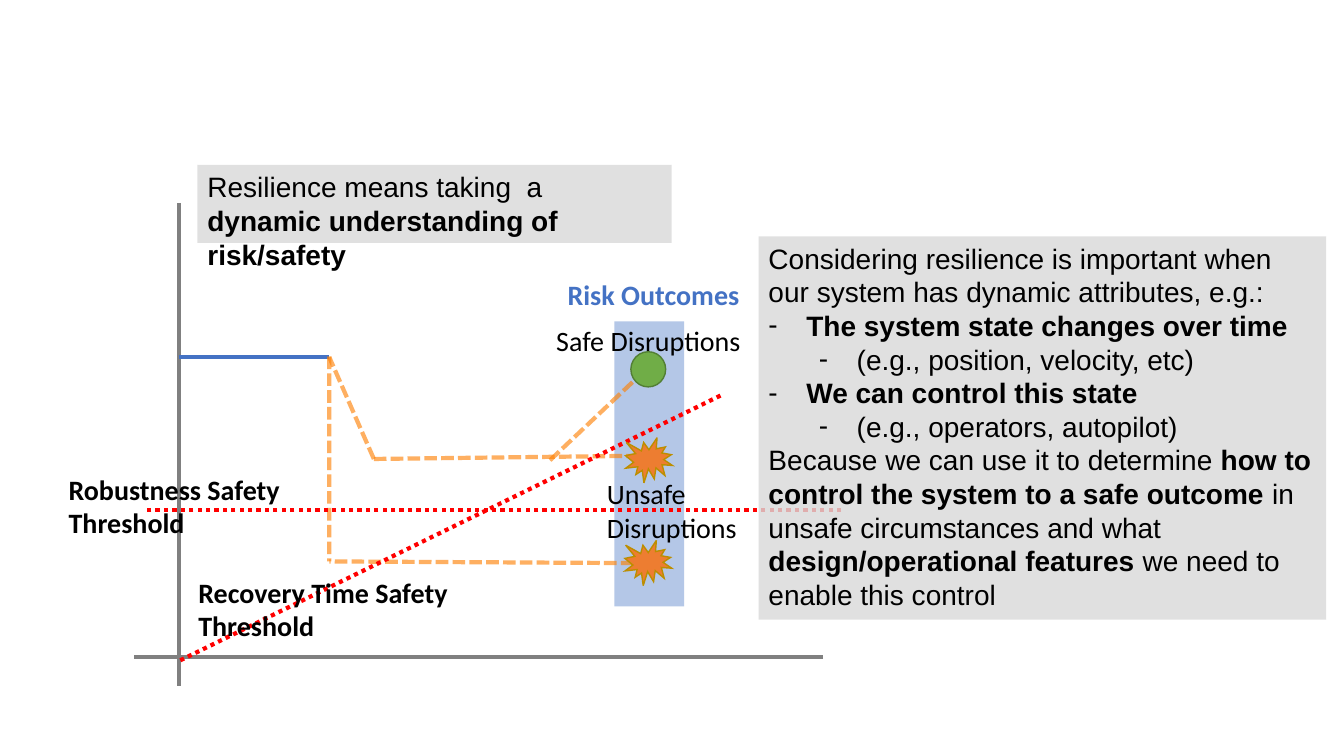
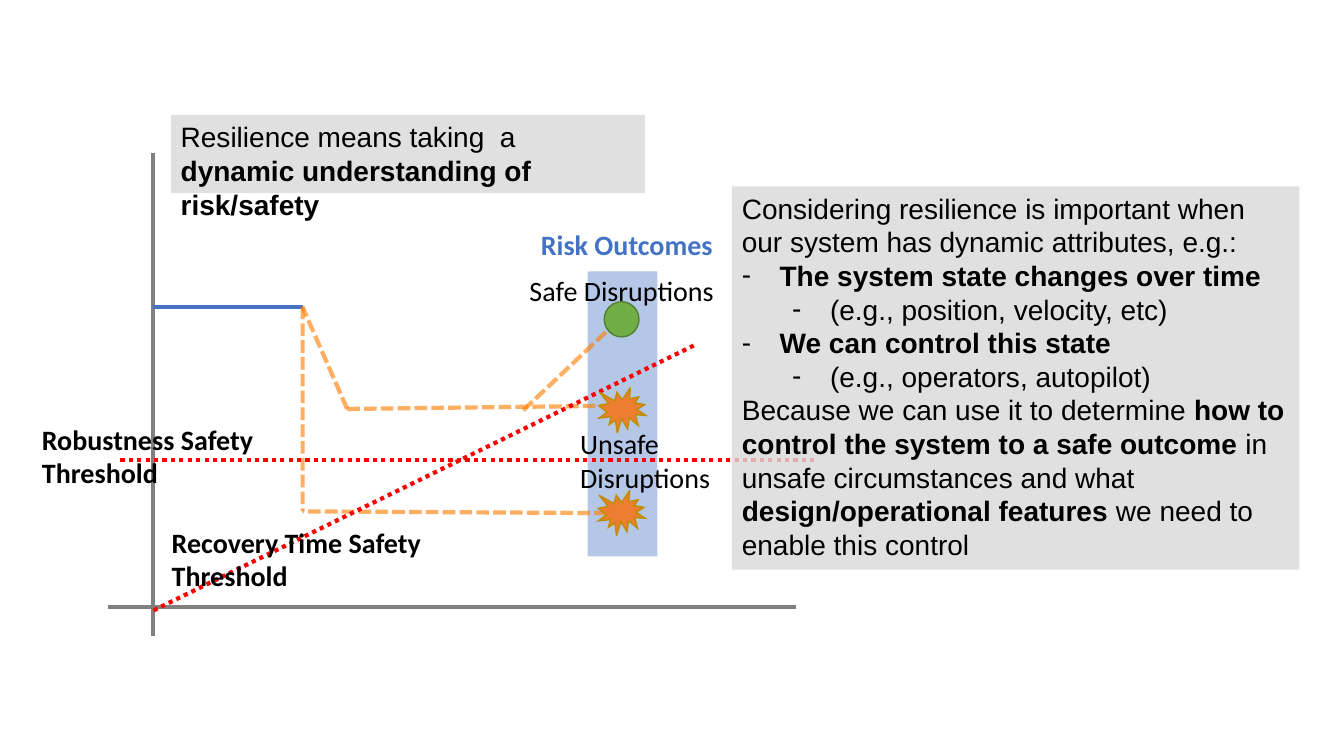
Before and after one commit to nasa/fmdtools, a slide deck: slide 2 of docs-source/figures/powerpoint/powerpoint_figures.pptx. Drawn at 1344x756 pixels with LibreOffice and Linux fonts; fonts in the diff are those of the drawing. Boxes give left, top, right and bottom in pixels: in the first picture for what was removed or moved away, otherwise in the second. Text is boxed around its words. In the diff, an @@ line names an element or a change of style, - is before the commit and + after.

```diff
--- a/docs-source/figures/powerpoint/powerpoint_figures.pptx
+++ b/docs-source/figures/powerpoint/powerpoint_figures.pptx
@@ 6 lines, 4 texts, 2 rectangles, 2 irregular seals, 1 ellipse: place and size @@
-6 lines, 4 texts, 2 rectangles, 2 irregular seals, 1 ellipse at <box>69,203,1327,686</box>
+6 lines, 4 texts, 2 rectangles, 2 irregular seals, 1 ellipse at <box>42,153,1300,636</box>
@@ 4 lines, 1 text, 1 rectangle: place and size @@
-4 lines, 1 text, 1 rectangle at <box>198,165,671,643</box>
+4 lines, 1 text, 1 rectangle at <box>170,115,644,593</box>
```
Also in this commit, not shown: 11 other slides changed, 20 other files.
